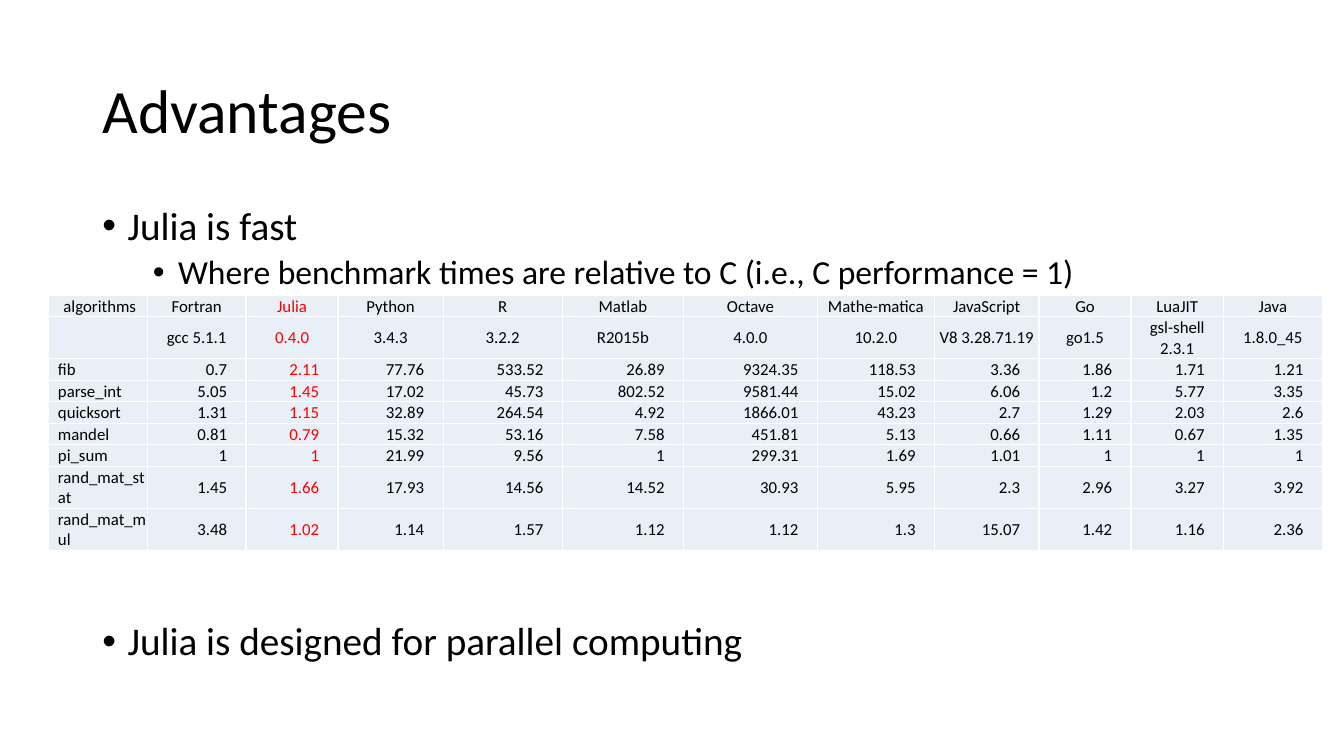
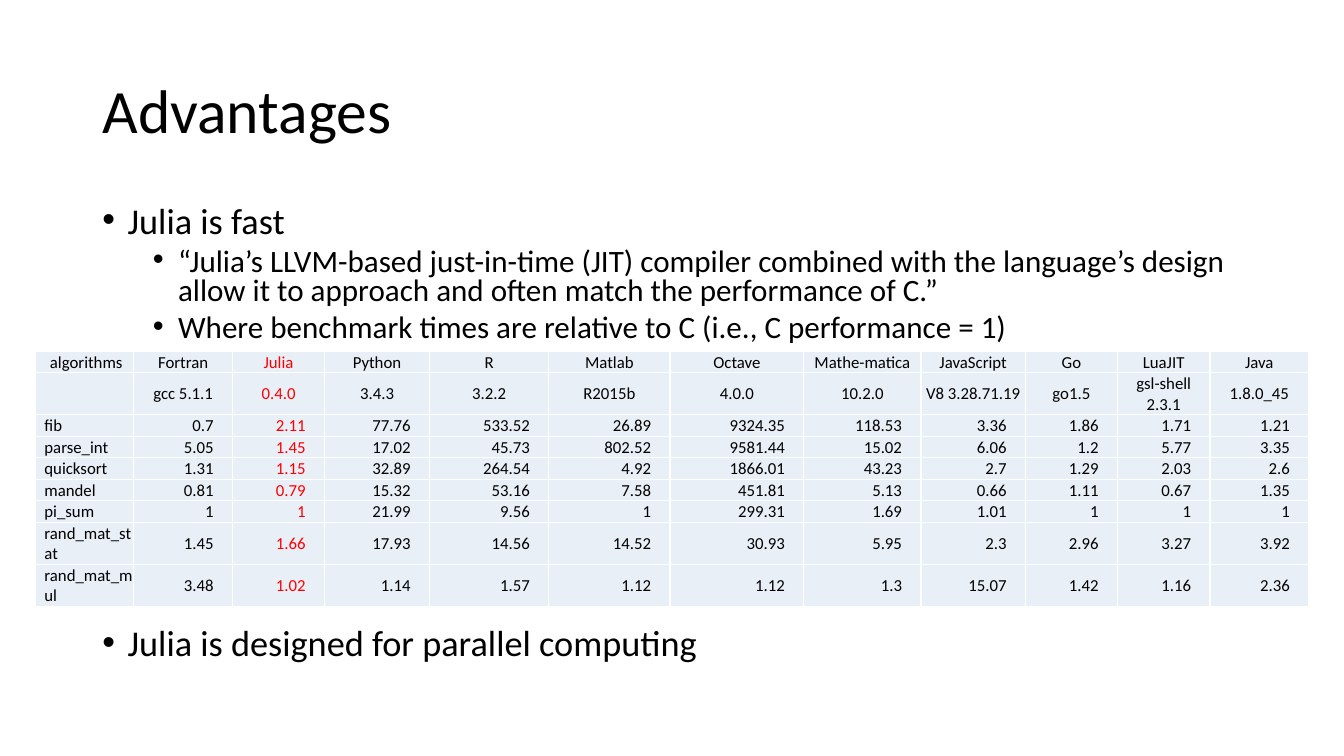
Before and after one commit to jinsoo-han/CompEcon_class, a slide deck: slide 2 of slides/Introduction to Julia.pptx. Drawn at 1344x756 pixels with LibreOffice and Linux fonts; fonts in the diff are those of the drawing. Boxes give left, top, right and bottom in pixels: in the first picture for what was removed or moved away, otherwise in the second. Text is boxed around its words. In the diff, an @@ line names an element or a change of style, - is before the commit and + after.

Commit message:
Julia Slides Updated

```diff
--- a/slides/Introduction to Julia.pptx
+++ b/slides/Introduction to Julia.pptx
@@ text at [128, 208, 1006, 663]: size 28 to 25.9 pt in "Julia is fast", "Julia is designed for parallel computing"; size 24 to 22.2 pt in "Where benchmark times are relative to C ..."; line spacing 0.9 to 0.8 @@
@@ text at [178, 249, 1224, 306]: paragraph added @@
+  • “Julia’s LLVM-based just-in-time (JIT) compiler combined with the language’s design allow it to approach and often match the performance of C.”
@@ table: place and size @@
-table at [48, 295, 1322, 546]
+table at [35, 351, 1309, 602]
```
